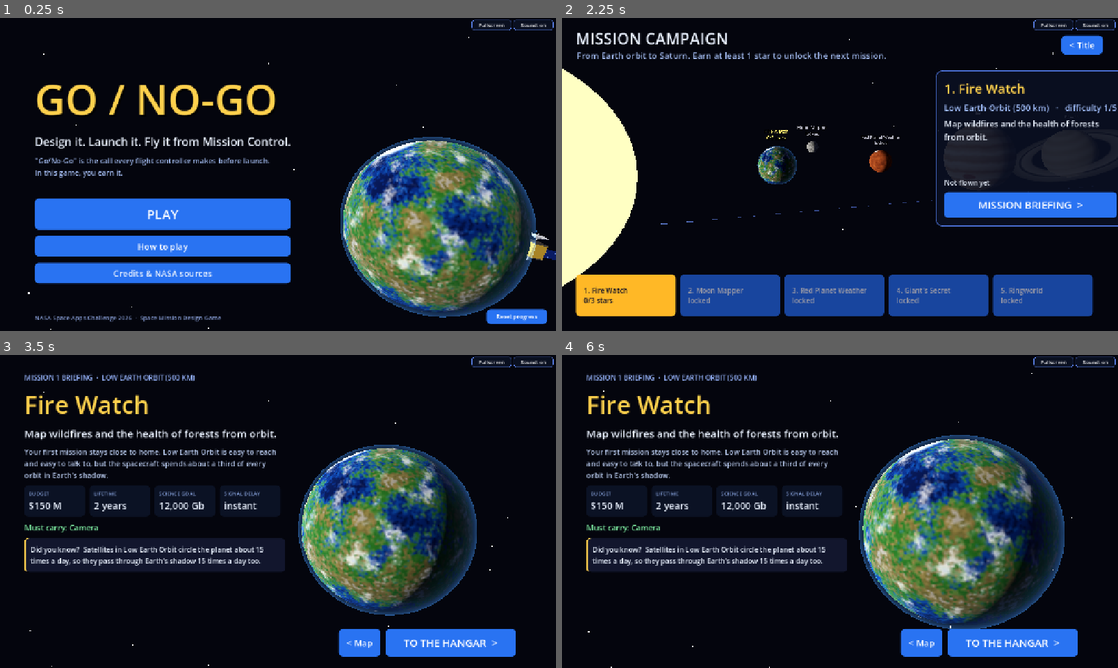
Above: before the commit, frames 1-4 (two rows, left to right).
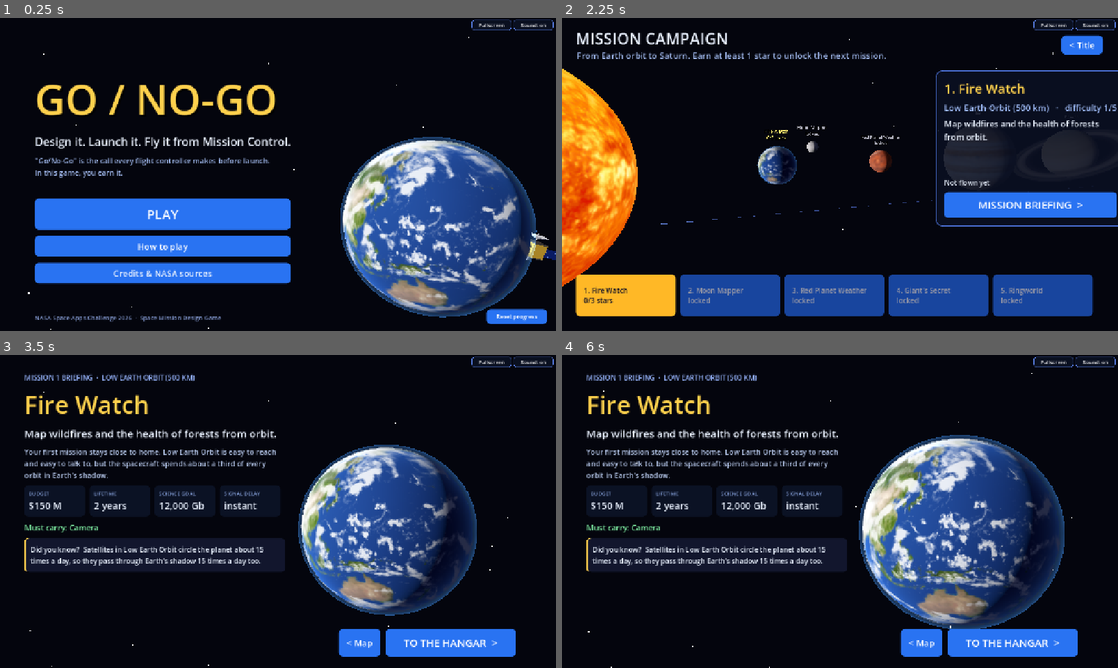
Above: after the commit, the same moments.

Repository: rashedutm/Go-No-Go
Game: Godot game, scene res://scenes/title/title.tscn
Same seed, same stepped clock (60 frames per second), same inputs: the game is played once before the commit and once after it.
Inputs (mouse positions are in pixels of both pictures, inside the frame that each line leads up to):
- Up to frame 1 (0.25 s): no input
- Up to frame 2 (2.25 s): click "PLAY" at 0.5 s; click "< Title" at 1.25 s; click "PLAY" at 2 s
- Up to frame 3 (3.5 s): click "MISSION BRIEFING >" at 2.75 s
- Up to frame 4 (6 s): tap Enter at 3.5 s; move the mouse to (962, 495) at 3.52 s; hold D 3.53-4.25 s; tap 1 at 3.6 s; click (962, 495) at 3.67 s; tap Space at 3.77 s; drag from (728, 527) to (812, 574) at 4.27 s; move the mouse to (895, 442) at 5.02 s; hold D 5.03-5.75 s; tap P at 5.1 s; drag from (812, 574) to (673, 464) at 5.77 s

The runs differ from the first frame. In frame 1, 13% of the frame differs, in the area x 61-96%, y 39-94%; in frame 2, 7.2%; in frame 3, 10%; in frame 4, 14%, in the area x 54-89%, y 26-87%.

Commit message:
M6a: 2K Solar System Scope textures (planets, rings, Sun, stars)

Diff:
--- /dev/null
+++ b/scenes/space/planets/sun.tscn
@@ -0,0 +1,7 @@
+[gd_scene load_steps=2 format=3]
+
+[ext_resource type="Script" path="res://scripts/space/planet_body.gd" id="1_planet"]
+
+[node name="Sun" type="Node3D"]
+script = ExtResource("1_planet")
+planet_id = "sun"
--- a/scripts/space/planet_body.gd
+++ b/scripts/space/planet_body.gd
@@ -5,10 +5,23 @@
 extends Node3D
 class_name PlanetBody
 
-@export_enum("earth", "moon", "mars", "jupiter", "saturn") var planet_id: String = "earth"
+@export_enum("earth", "moon", "mars", "jupiter", "saturn", "sun") var planet_id: String = "earth"
 
 const TEX_W := 256
 const TEX_H := 128
+
+# Real 2K maps (Solar System Scope, CC BY 4.0). If a file is missing we fall back
+# to the procedural surface below, so the game still runs with no art at all.
+const MAPS := {
+	"earth": "res://art/planets/2k_earth_daymap.jpg",
+	"moon": "res://art/planets/2k_moon.jpg",
+	"mars": "res://art/planets/2k_mars.jpg",
+	"jupiter": "res://art/planets/2k_jupiter.jpg",
+	"saturn": "res://art/planets/2k_saturn.jpg",
+	"sun": "res://art/planets/2k_sun.jpg",
+}
+const CLOUD_MAP := "res://art/planets/2k_earth_clouds.jpg"
+const RING_MAP := "res://art/planets/2k_saturn_ring_alpha.png"
 
 const PLANETS := {
 	"earth": {"seed": 11, "tilt": 23.4},
@@ -16,6 +29,7 @@
 	"mars": {"seed": 33, "tilt": 25.2},
 	"jupiter": {"seed": 44, "tilt": 3.1},
 	"saturn": {"seed": 55, "tilt": 26.7},
+	"sun": {"seed": 0, "tilt": 7.25},
 }
 
 const MOON_CRATERS := [
@@ -50,8 +64,22 @@
 }
 """
 
+const CLOUD_SHADER := """
+shader_type spatial;
+render_mode blend_mix, depth_draw_never, cull_back;
+
+uniform sampler2D cloud_tex : source_color, filter_linear_mipmap;
+
+void fragment() {
+	float c = texture(cloud_tex, UV).r;
+	ALBEDO = vec3(1.0);
+	ALPHA = smoothstep(0.08, 0.62, c) * 0.90;
+}
+"""
+
 static var _textures: Dictionary = {}
 static var _cloud_texture: ImageTexture
+static var _cloud_shader: Shader
 
 
 func _ready() -> void:
@@ -91,11 +119,15 @@
 	mesh.radial_segments = 64
 	mesh.rings = 32
 	var mat := StandardMaterial3D.new()
-	mat.albedo_texture = _texture(planet_id)
+	var map := _load_map(planet_id)
+	mat.albedo_texture = map if map != null else _texture(planet_id)
 	mat.roughness = 0.95
 	mat.metallic = 0.0
 	mat.metallic_specular = 0.12
 	mat.texture_filter = BaseMaterial3D.TEXTURE_FILTER_LINEAR_WITH_MIPMAPS
+	if planet_id == "sun":
+		mat.shading_mode = BaseMaterial3D.SHADING_MODE_UNSHADED
+		mat.albedo_color = Color(1.0, 0.93, 0.78)
 	mesh.material = mat
 	body.mesh = mesh
 	spin.add_child(body)
@@ -115,12 +147,23 @@
 	sm.height = 2.024
 	sm.radial_segments = 48
 	sm.rings = 24
-	var m := StandardMaterial3D.new()
-	m.albedo_texture = _get_cloud_texture()
-	m.transparency = BaseMaterial3D.TRANSPARENCY_ALPHA
-	m.roughness = 1.0
-	m.metallic_specular = 0.0
-	m.texture_filter = BaseMaterial3D.TEXTURE_FILTER_LINEAR_WITH_MIPMAPS
+	var m: Material
+	if ResourceLoader.exists(CLOUD_MAP):
+		if _cloud_shader == null:
+			_cloud_shader = Shader.new()
+			_cloud_shader.code = CLOUD_SHADER
+		var smat := ShaderMaterial.new()
+		smat.shader = _cloud_shader
+		smat.set_shader_parameter("cloud_tex", load(CLOUD_MAP))
+		m = smat
+	else:
+		var std := StandardMaterial3D.new()
+		std.albedo_texture = _get_cloud_texture()
+		std.transparency = BaseMaterial3D.TRANSPARENCY_ALPHA
+		std.roughness = 1.0
+		std.metallic_specular = 0.0
+		std.texture_filter = BaseMaterial3D.TEXTURE_FILTER_LINEAR_WITH_MIPMAPS
+		m = std
 	sm.material = m
 	mi.mesh = sm
 	mi.cast_shadow = GeometryInstance3D.SHADOW_CASTING_SETTING_OFF
@@ -149,12 +192,35 @@
 	var mi := MeshInstance3D.new()
 	mi.name = "Rings"
 	mi.mesh = _ring_mesh(1.35, 2.3, 96)
-	mi.material_override = _ring_material()
+	var ring := _load_ring_texture()
+	if ring != null:
+		var m := StandardMaterial3D.new()
+		m.albedo_texture = ring
+		m.transparency = BaseMaterial3D.TRANSPARENCY_ALPHA
+		m.shading_mode = BaseMaterial3D.SHADING_MODE_UNSHADED
+		m.cull_mode = BaseMaterial3D.CULL_DISABLED
+		m.texture_filter = BaseMaterial3D.TEXTURE_FILTER_LINEAR_WITH_MIPMAPS
+		mi.material_override = m
+	else:
+		mi.material_override = _ring_material()
 	mi.cast_shadow = GeometryInstance3D.SHADOW_CASTING_SETTING_OFF
 	parent.add_child(mi)
 
 
 # ---------------------------------------------------------------- textures
+
+static func _load_map(id: String) -> Texture2D:
+	var path := str(MAPS.get(id, ""))
+	if path.is_empty() or not ResourceLoader.exists(path):
+		return null
+	return load(path) as Texture2D
+
+
+static func _load_ring_texture() -> Texture2D:
+	if not ResourceLoader.exists(RING_MAP):
+		return null
+	return load(RING_MAP) as Texture2D
+
 
 static func _texture(id: String) -> ImageTexture:
 	if _textures.has(id):
@@ -232,6 +298,8 @@
 					c = _jupiter_color(dir, lat, lon, n, n2)
 				"saturn":
 					c = _saturn_color(dir, lat, n, n2)
+				"sun":
+					c = Color(1.0, 0.50, 0.10).lerp(Color(1.0, 0.95, 0.60), _n01(n, dir * 5.0))
 				_:
 					c = Color(0.5, 0.5, 0.5)
 			img.set_pixel(x, y, c)
--- a/scripts/space/space_view.gd
+++ b/scripts/space/space_view.gd
@@ -10,6 +10,7 @@
 const ORBIT_EXTRA := {"earth": 3.0, "moon": 3.0, "mars": 3.0, "jupiter": 3.2, "saturn": 6.0}
 const STATUSES := ["normal", "safe_mode", "solar_storm", "damaged", "downlink"]
 const CAMERA_FOV := 52.0
+const STARS_MAP := "res://art/planets/2k_stars.jpg"
 
 var _design: Dictionary = {}
 var _planet: Node3D
@@ -42,8 +43,7 @@
 func setup(design: Dictionary) -> void:
 	_design = design.duplicate(true)
 	_clear()
-	MenuPlanet.add_space(self, 500, 180.0)
-	_fade_environment()
+	_build_space()
 	_build_lights()
 	_build_planet()
 	_build_orbit()
@@ -96,6 +96,32 @@
 	_sparks = null
 	_beam = null
 	_beam_mats.clear()
+
+
+func _build_space() -> void:
+	var tex: Texture2D = null
+	if ResourceLoader.exists(STARS_MAP):
+		tex = load(STARS_MAP) as Texture2D
+	if tex == null:
+		MenuPlanet.add_space(self, 500, 180.0)
+		_fade_environment()
+		return
+	var we := WorldEnvironment.new()
+	we.name = "SpaceEnvironment"
+	var env := Environment.new()
+	var sky := Sky.new()
+	var sm := PanoramaSkyMaterial.new()
+	sm.panorama = tex
+	sky.sky_material = sm
+	env.background_mode = Environment.BG_SKY
+	env.sky = sky
+	env.background_energy_multiplier = 1.3
+	env.ambient_light_source = Environment.AMBIENT_SOURCE_COLOR
+	env.ambient_light_color = Color(0.20, 0.22, 0.32)
+	env.ambient_light_energy = 0.22
+	env.tonemap_mode = Environment.TONE_MAPPER_FILMIC
+	we.environment = env
+	add_child(we)
 
 
 func _fade_environment() -> void:
Binary file added: art/planets/2k_earth_clouds.jpg
Not shown, added: art/planets/2k_earth_clouds.jpg.import
Binary file added: art/planets/2k_earth_daymap.jpg
Not shown, added: art/planets/2k_earth_daymap.jpg.import
Binary file added: art/planets/2k_jupiter.jpg
Not shown, added: art/planets/2k_jupiter.jpg.import
Binary file added: art/planets/2k_mars.jpg
Not shown, added: art/planets/2k_mars.jpg.import
Binary file added: art/planets/2k_moon.jpg
Not shown, added: art/planets/2k_moon.jpg.import
Binary file added: art/planets/2k_saturn.jpg
Not shown, added: art/planets/2k_saturn.jpg.import
(and 7 more such lines)
